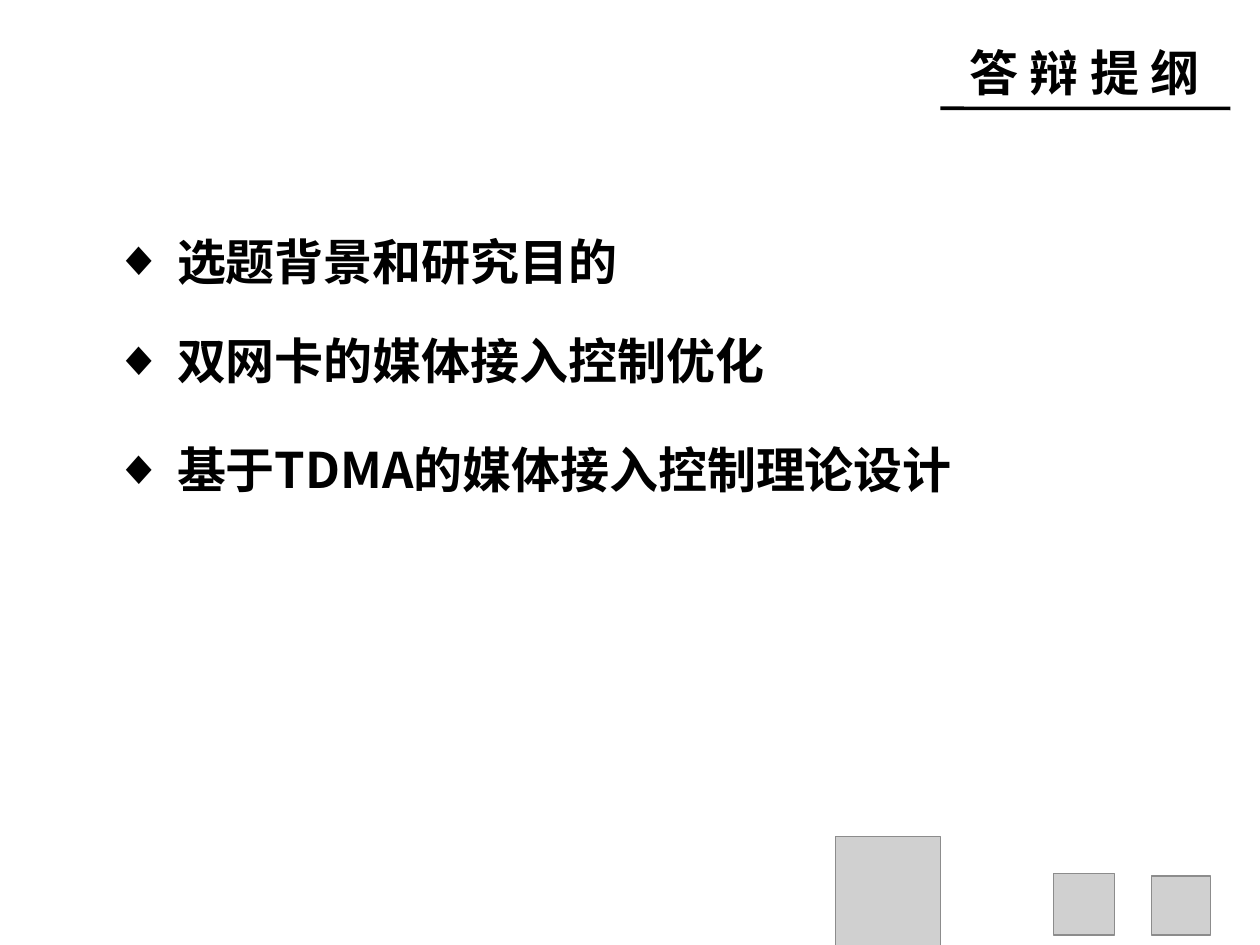
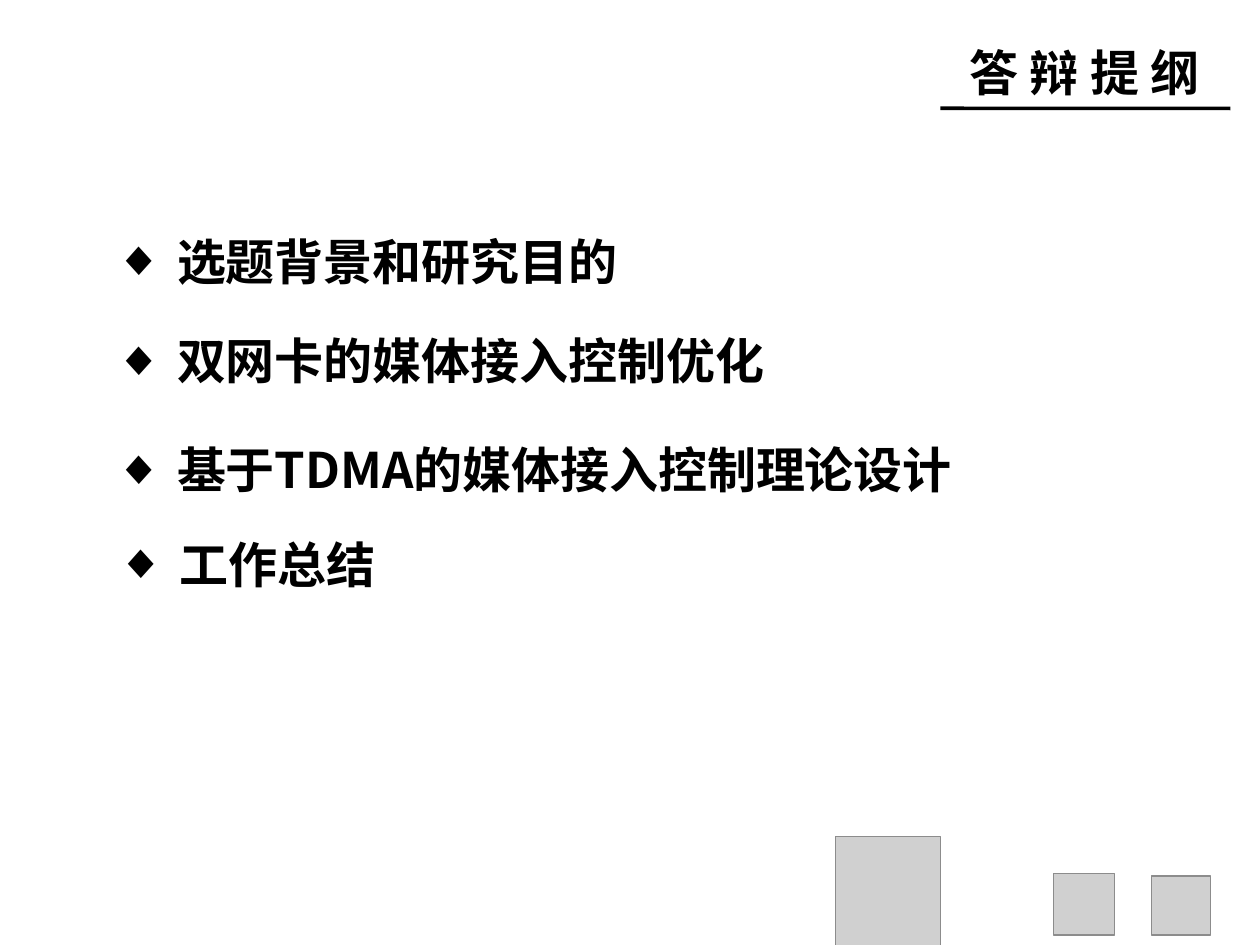
Before and after one commit to chenqinb/thesis2, a slide deck: slide 2 of PPT/陈钦波答辩ppt.pptx. Drawn at 1260x945 pixels with LibreOffice and Linux fonts; fonts in the diff are those of the drawing; grey boxes stand for pictures; background and template pictures are left out. Boxes give left, top, right and bottom in pixels: in the first picture for what was removed or moved away, otherwise in the second. Text is boxed around its words. In the diff, an @@ line names an element or a change of style, - is before the commit and + after.

```diff
--- a/PPT/陈钦波答辩ppt.pptx
+++ b/PPT/陈钦波答辩ppt.pptx
@@ text added at [179, 541, 375, 588], 28 pt, text #000000, bold @@
+◆ 工作总结
```
Also in this commit, not shown: 17 other slides changed, 12 slides added, 13 slides removed, 5 other files.
